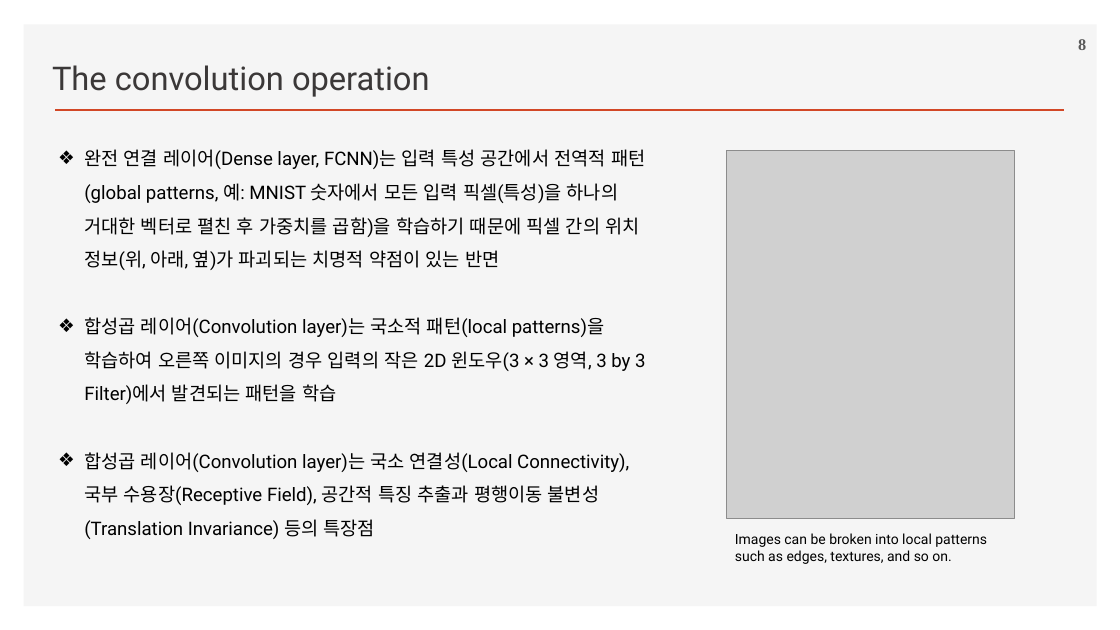
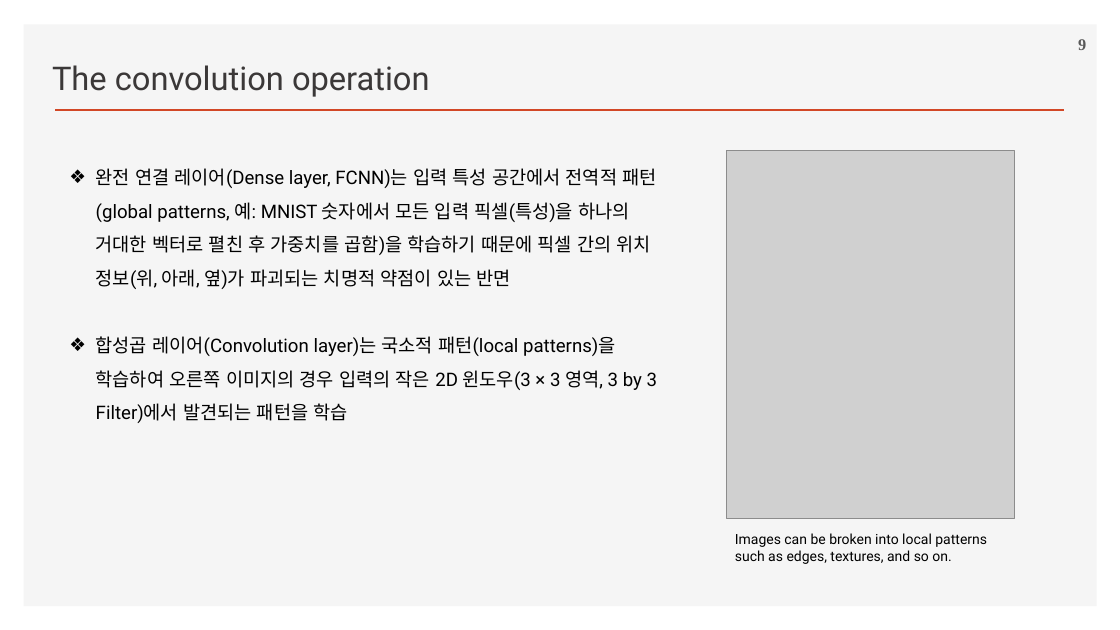
Before and after one commit to ancestor9/2026_Fall_Deep-Learning-with-Python, a slide deck: slide 9 of Chapter 08 Image Classification.pptx (slide 8 before the commit). Drawn at 1120x630 pixels with LibreOffice and Linux fonts; fonts in the diff are those of the drawing; grey boxes stand for pictures; background and template pictures are left out. Boxes give left, top, right and bottom in pixels: in the first picture for what was removed or moved away, otherwise in the second. Text is boxed around its words. In the diff, an @@ line names an element or a change of style, - is before the commit and + after.

```diff
--- a/Chapter 08 Image Classification.pptx
+++ b/Chapter 08 Image Classification.pptx
@@ text "완전 연결 레이어(Dense layer, FCNN)는 ..." moved from (x1=84, y1=149, x2=645, y2=539) to (x1=96, y1=168, x2=657, y2=423) @@
@@ text at (x1=84, y1=452, x2=629, y2=539): paragraph removed @@
-❖ 합성곱 레이어(Convolution layer)는 국소 연결성(Local Connectivity), 국부 수용장(Receptive Field), 공간적 특징 추출과 평행이동 불변성(Translation Invariance) 등의 특장점
```
Also in this commit, not shown: 2 other slides changed, 8 slides added.
